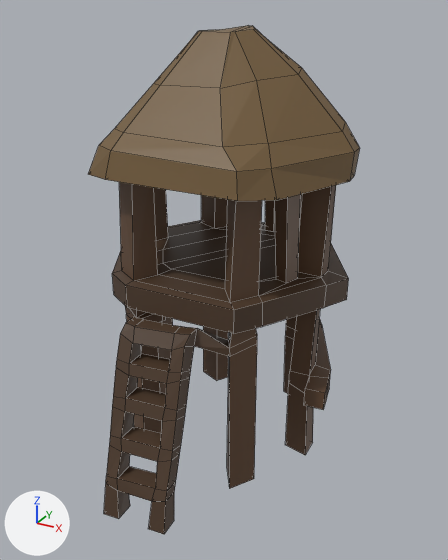
The Blender file SourceAssets/Houses/Buildings/Natives/NativeHouses.blend: old version first, new version second.
Both versions are drawn from a 50 mm camera at (1.28, -2.36, 1.94) aimed at (0.06, -0.14, 0.83). Arrows for +X, +Y and +Z are at lower left; the lights stay in place. The older version comes first. Mesh edges are drawn as thin lines. The same objects are shown in both versions, whatever each file hides.

The scene before the commit, as lines of its bpy script (objects in view):
```python
me_circle_001 = bpy.data.meshes.new('Circle.001')
me_circle_001.from_pydata(...)  # 414 vertices, 441 faces; spans x -0.59..0.58, y -0.86..0.6, z -0.03..1.87
me_circle_001.materials.append(mat_bark)  # picture img_colorpalette_png_001
ob_nativehousesmall_01_001 = bpy.data.objects.new('NativeHouseSmall_01.001', me_circle_001)
ob_nativehousesmall_01_001.location = (0.0, 0.0, 0.0)
```
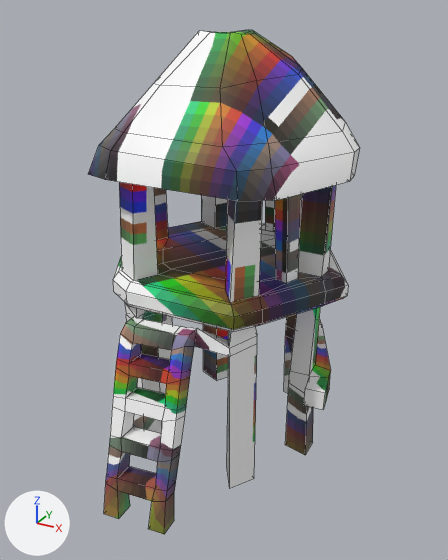
Commit message: Refactor native small house to new graphics

Where the change shows, as pixel boxes (x1, y1, x2, y2) in the pictures (448 x 560 px):
```json
{"object": "NativeHouseSmall_01.001", "change": "reshaped", "before": [88, 26, 360, 534], "after": [88, 30, 360, 534]}
{"part": 1, "of": "me_circle_001", "change": "cut back", "before": [112, 182, 349, 334], "after": [113, 182, 348, 332]}
{"part": 2, "of": "me_circle_001", "change": "shading changed", "before": [88, 30, 360, 534], "after": [88, 30, 360, 534]}
{"part": 3, "of": "me_circle_001", "change": "recoloured", "before": [88, 30, 360, 201], "after": [88, 30, 360, 201]}
```

Scene script edits in JSON lines:
```json
{"op": "add", "block": "img_colorpalette_png_017", "code": ["img_colorpalette_png_017 = load_image('ColorPalette.png.017', '../../../Textures/ColourPalettes/ColorPalette.png', 32, 32, 'sRGB')"]}
{"op": "add", "block": "mat_palmleaves_002", "code": ["mat_palmleaves_002 = principled_material('palmleaves.002')", "mat_palmleaves_002.texture = img_colorpalette_png_017"]}
{"block": "me_circle_001", "where": "# used by ob_nativehousesmall_01_001; location = (0.0, 0.0, 0.0)"}
{"op": "remove", "block": "me_circle_001", "code": "me_circle_001.from_pydata(...)  # 414 vertices, 441 faces; spans x -0.59..0.58, y -0.86..0.6, z -0.03..1.87"}
{"op": "add", "block": "me_circle_001", "code": "me_circle_001.from_pydata(...)  # 478 vertices, 469 faces; spans x -0.59..0.58, y -0.86..0.6, z -0.03..1.86"}
{"block": "me_circle_001", "change": "me_circle_001 part 1"}
{"block": "me_circle_001", "change": "50 faces are deleted"}
{"block": "me_circle_001", "change": "41 vertices move from x -0.58..0.58, y -0.51..0.51, z 0.79..1.87 to x -0.56..0.56, y -0.49..0.49, z 0.79..1.86"}
{"block": "me_circle_001", "change": "51 vertices are added at x -0.58..0.58, y -0.51..0.51, z 0.81..1.4"}
{"block": "me_circle_001", "change": "13 new vertices lie (0.0, 0.0, 0.05) away from vertices in x -0.58..0.58, y -0.51..0.51, z 0.81"}
{"block": "me_circle_001", "change": "78 new faces join them, mat_bark (picture img_colorpalette_png_001)"}
{"block": "me_circle_001", "change": "me_circle_001 part 2: 391 kept faces spanning x -0.59..0.57, y -0.86..0.6, z -0.03..1.86 are now shaded smooth"}
{"block": "me_circle_001", "change": "me_circle_001 part 3: 109 faces spanning x -0.59..0.57, y -0.54..0.55, z 1.29..1.86 switch from mat_bark (picture img_colorpalette_png_001) to mat_palmleaves_002 (picture img_colorpalette_png_017)"}
```
